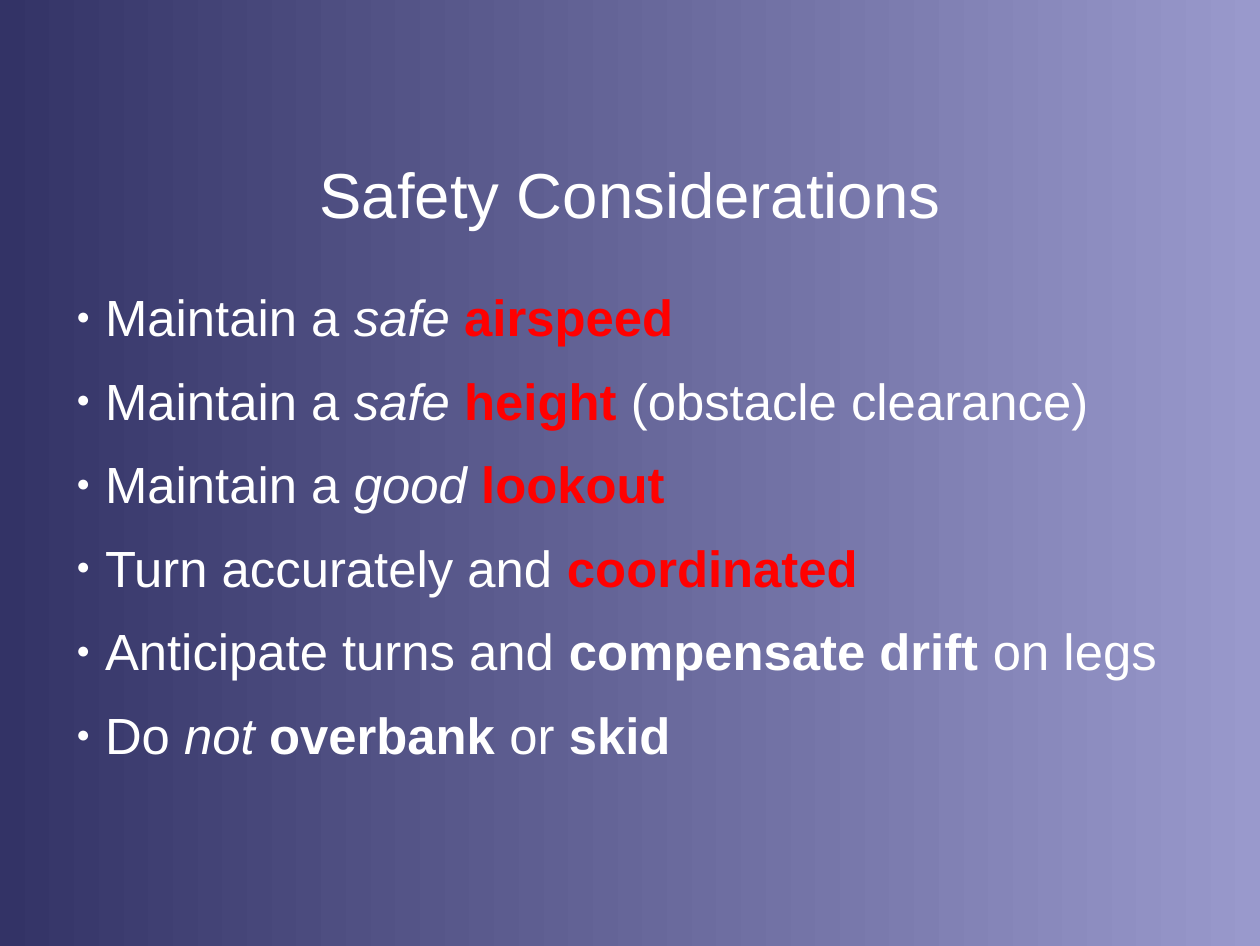
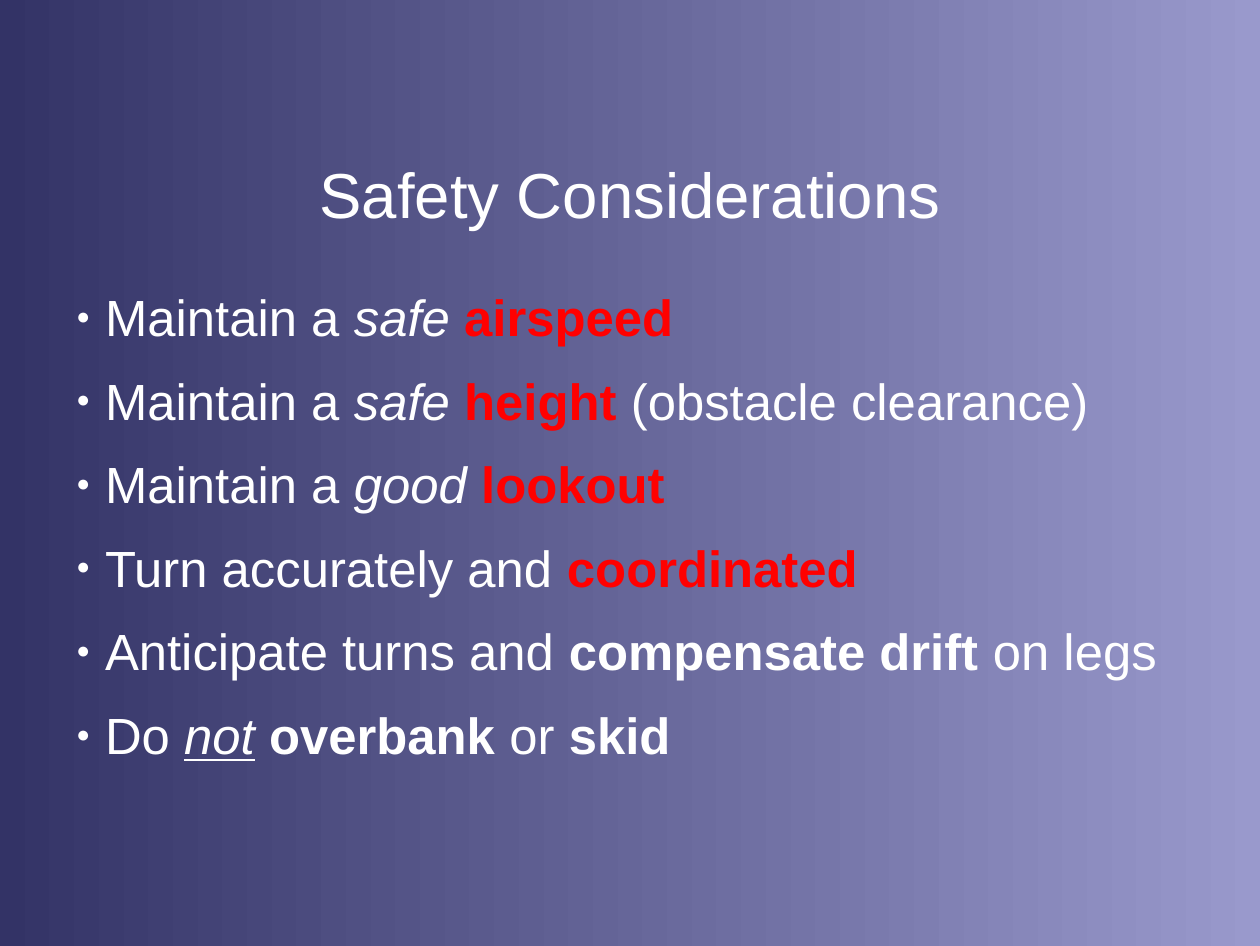
Before and after one commit to stephanheinemann/flight, a slide deck: slide 10 of FI/PrecautionaryLanding/PrecautionaryLanding.odp. Drawn at 1260x946 pixels with LibreOffice and Linux fonts; fonts in the diff are those of the drawing; background and template pictures are left out. Boxes give left, top, right and bottom in pixels: in the first picture for what was removed or moved away, otherwise in the second. Text is boxed around its words. In the diff, an @@ line names an element or a change of style, - is before the commit and + after.

```diff
--- a/FI/PrecautionaryLanding/PrecautionaryLanding.odp
+++ b/FI/PrecautionaryLanding/PrecautionaryLanding.odp
@@ text at [105,717,671,761]: underline on in "not" @@
```
Also in this commit, not shown: 3 other slides changed, 7 other files.
